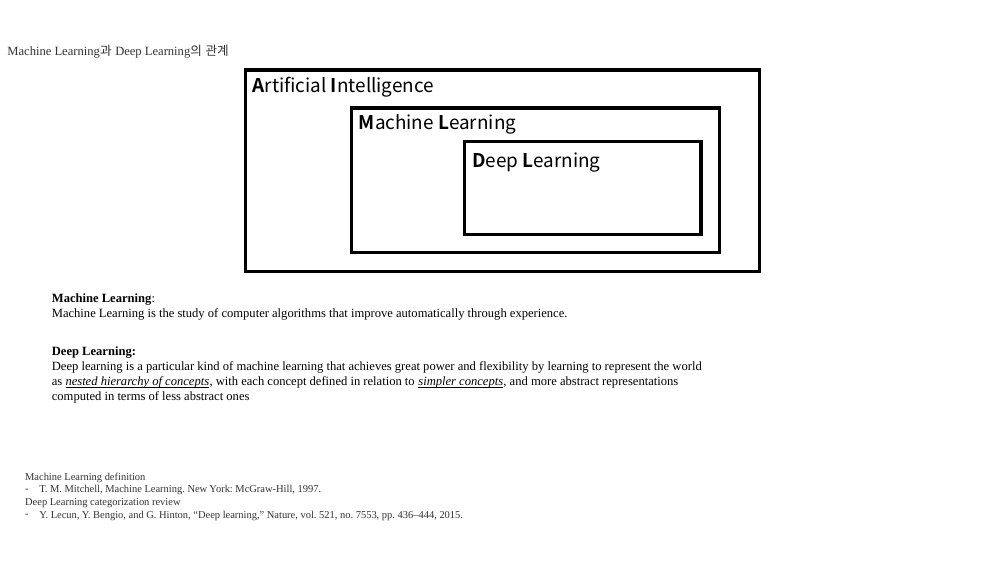
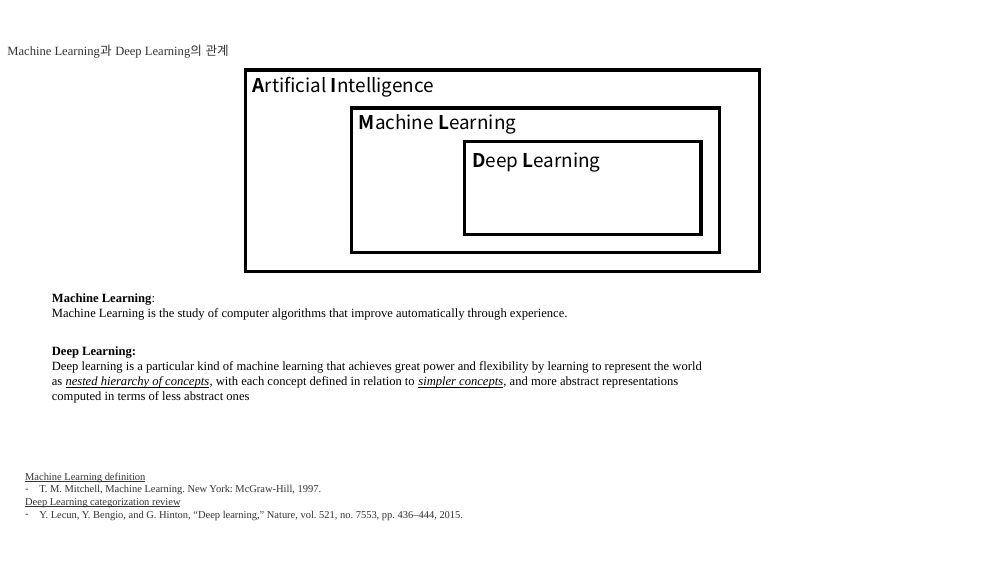
Before and after one commit to jglee96/NBTP_Lab, a slide deck: slide 5 of 개인/석사학위논문/Paper Introduction.pptx (slide 2 before the commit). Drawn at 1008x567 pixels with LibreOffice and Linux fonts; fonts in the diff are those of the drawing. Boxes give left, top, right and bottom in pixels: in the first picture for what was removed or moved away, otherwise in the second. Text is boxed around its words. In the diff, an @@ line names an element or a change of style, - is before the commit and + after.

```diff
--- a/개인/석사학위논문/Paper Introduction.pptx
+++ b/개인/석사학위논문/Paper Introduction.pptx
@@ text at (25, 472, 180, 508): underline on in "Machine Learning definition", "Deep Learning categorization review" @@
```
Also in this commit, not shown: 1 other slide changed, 3 slides added, 1 slide removed, 12 other files.
